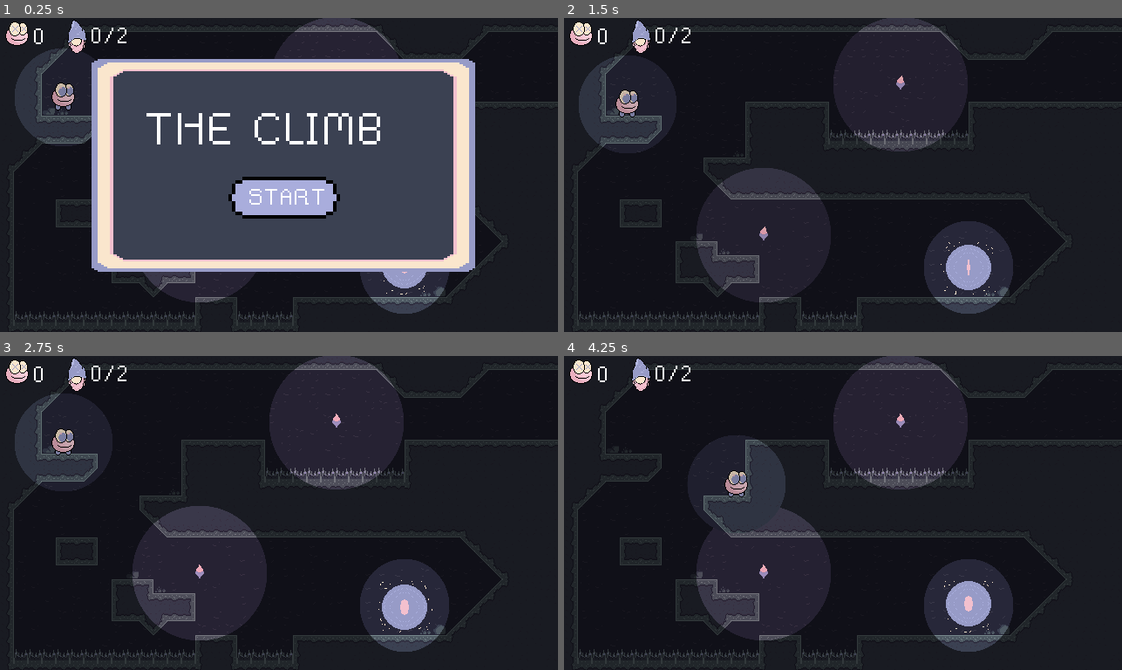
Above: before the commit, frames 1-4 (two rows, left to right).
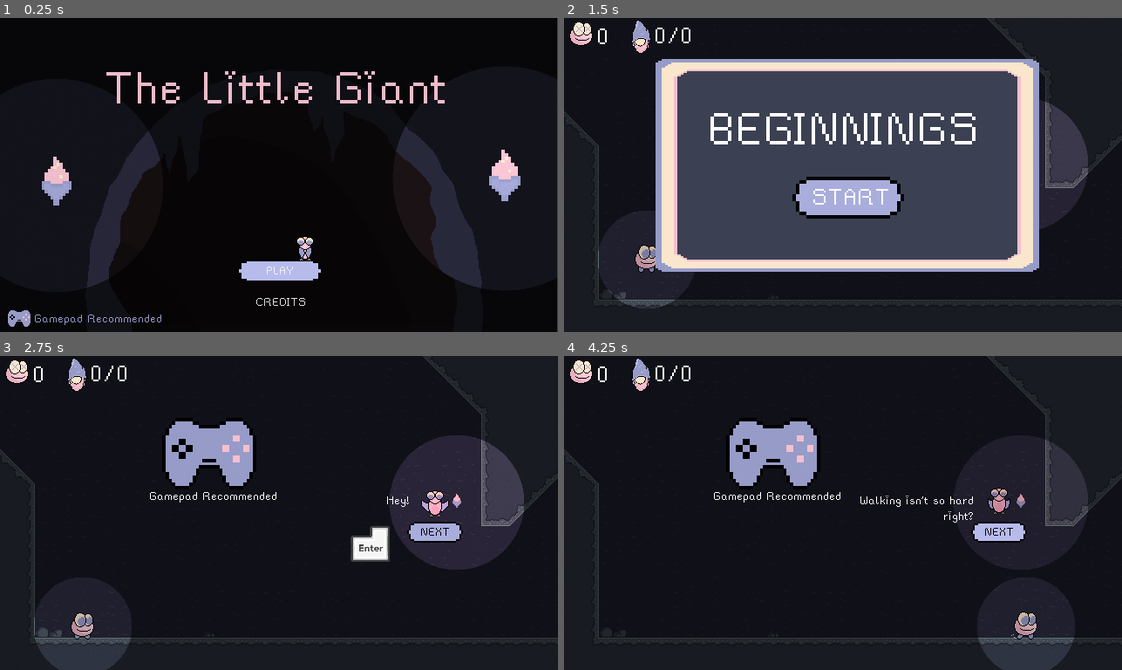
Above: after the commit, the same moments.

Repository: billbobphil/game-off-2023
Game: Godot game, scene res://root/root.tscn
Same seed, same stepped clock (60 frames per second), same inputs: the game is played once before the commit and once after it.
Inputs (mouse positions are in pixels of both pictures, inside the frame that each line leads up to):
- Up to frame 1 (0.25 s): no input
- Up to frame 2 (1.5 s): click (848, 196) at 0.5 s, where only the run before the commit has a clickable "START"; click (843, 272) at 1.25 s, where only the run after the commit has a clickable "PLAY"
- Up to frame 3 (2.75 s): click (284, 534) at 2 s, where only the run after the commit has a clickable "START"
- Up to frame 4 (4.25 s): tap Enter (acknowledge_dialog) at 2.75, 2.85 s; move the mouse to (965, 497) at 2.77 s; hold D (move_right) from 2.78 s (still down); click (965, 497) at 2.92 s; tap Space (jump) at 3.02, 3.77 s; move the mouse to (731, 528) at 3.52 s; tap Ctrl (dash) at 3.6 s

The runs differ from the first frame. In frame 1, 64% of the frame differs, in the area x 1-100%, y 0-100%; in frame 2, 52%; in frame 3, 32%; in frame 4, 29%.

Commit message:
Gamepad recommended added to main menu. Small tweak to annoying spike in level three

Diff:
--- a/levels/level_three/level_three.tscn
+++ b/levels/level_three/level_three.tscn
@@ -124,9 +124,6 @@
 [sub_resource type="RectangleShape2D" id="RectangleShape2D_sv1ov"]
 size = Vector2(30, 13.9781)
 
-[sub_resource type="RectangleShape2D" id="RectangleShape2D_p2jtg"]
-size = Vector2(13.6035, 12.2671)
-
 [sub_resource type="RectangleShape2D" id="RectangleShape2D_evov2"]
 size = Vector2(29, 11.4063)
 
@@ -175,7 +172,7 @@
 layer_0/tile_data = PackedInt32Array(327682, 131073, 0, 327701, 131073, 0, 327717, 1, 0, 327716, 131073, 0, 589853, 131 …(680 unchanged characters)…
 
 [node name="PlayableTilemap" parent="." index="2"]
-layer_0/tile_data = PackedInt32Array(262144, 131072, 1, 1966 …(39904 unchanged characters)… 473493, 196608, 3, 3539030, 720896, 0, 3932244, 393216, 0, 3801173, 0, 1, 3866709, 65536, 5, 3932245 …(8379 unchanged characters)…
+layer_0/tile_data = PackedInt32Array(262144, 131072, 1, 1966 …(39904 unchanged characters)… 473493, 196608, 3, 3539030, 720896, 0, 3801173, 0, 1, 3866709, 65536, 5, 3932245 …(8379 unchanged characters)…
 
 [node name="Torch" parent="Torches" index="0" instance=ExtResource("2_orxnh")]
 position = Vector2(-234, 288)
@@ -551,84 +548,77 @@
 position = Vector2(-0.105347, -3.01093)
 shape = SubResource("RectangleShape2D_sv1ov")
 
-[node name="DeathPlane31" parent="DeathPlanes" index="30" instance=ExtResource("4_gr1p5")]
-position = Vector2(1349.6, 969.267)
-
-[node name="CollisionShape2D" parent="DeathPlanes/DeathPlane31" index="0"]
-position = Vector2(3.19836, 3.86646)
-shape = SubResource("RectangleShape2D_p2jtg")
-
-[node name="DeathPlane32" parent="DeathPlanes" index="31" instance=ExtResource("4_gr1p5")]
+[node name="DeathPlane32" parent="DeathPlanes" index="30" instance=ExtResource("4_gr1p5")]
 position = Vector2(1503.28, 1160.41)
 
 [node name="CollisionShape2D" parent="DeathPlanes/DeathPlane32" index="0"]
 position = Vector2(2.22437, 4.29688)
 shape = SubResource("RectangleShape2D_evov2")
 
-[node name="DeathPlane33" parent="DeathPlanes" index="32" instance=ExtResource("4_gr1p5")]
+[node name="DeathPlane33" parent="DeathPlanes" index="31" instance=ExtResource("4_gr1p5")]
 position = Vector2(1515.98, 1007.92)
 
 [node name="CollisionShape2D" parent="DeathPlanes/DeathPlane33" index="0"]
 position = Vector2(3.00989, -0.922974)
 shape = SubResource("RectangleShape2D_heb3l")
 
-[node name="DeathPlane34" parent="DeathPlanes" index="33" instance=ExtResource("4_gr1p5")]
+[node name="DeathPlane34" parent="DeathPlanes" index="32" instance=ExtResource("4_gr1p5")]
 position = Vector2(1514.91, 872.406)
 
 [node name="CollisionShape2D" parent="DeathPlanes/DeathPlane34" index="0"]
 position = Vector2(1.08667, 0.593933)
 shape = SubResource("RectangleShape2D_kmcko")
 
-[node name="DeathPlane35" parent="DeathPlanes" index="34" instance=ExtResource("4_gr1p5")]
+[node name="DeathPlane35" parent="DeathPlanes" index="33" instance=ExtResource("4_gr1p5")]
 position = Vector2(1396.81, 848.636)
 
 [node name="CollisionShape2D" parent="DeathPlanes/DeathPlane35" index="0"]
 position = Vector2(-2.9054, -1.13647)
 shape = SubResource("RectangleShape2D_6qehl")
 
-[node name="DeathPlane36" parent="DeathPlanes" index="35" instance=ExtResource("4_gr1p5")]
+[node name="DeathPlane36" parent="DeathPlanes" index="34" instance=ExtResource("4_gr1p5")]
 position = Vector2(1616.66, 922.823)
 
 [node name="CollisionShape2D" parent="DeathPlanes/DeathPlane36" index="0"]
 position = Vector2(23.3356, 3.58844)
 shape = SubResource("RectangleShape2D_74ipg")
 
-[node name="DeathPlane37" parent="DeathPlanes" index="36" instance=ExtResource("4_gr1p5")]
+[node name="DeathPlane37" parent="DeathPlanes" index="35" instance=ExtResource("4_gr1p5")]
 position = Vector2(1743.86, 888.618)
 
 [node name="CollisionShape2D" parent="DeathPlanes/DeathPlane37" index="0"]
 position = Vector2(1.14172, 4.6911)
 shape = SubResource("RectangleShape2D_yp6wh")
 
-[node name="DeathPlane38" parent="DeathPlanes" index="37" instance=ExtResource("4_gr1p5")]
+[node name="DeathPlane38" parent="DeathPlanes" index="36" instance=ExtResource("4_gr1p5")]
 position = Vector2(1806.09, 889.022)
 
 [node name="CollisionShape2D" parent="DeathPlanes/DeathPlane38" index="0"]
 position = Vector2(0.912598, 4.48883)
 shape = SubResource("RectangleShape2D_27csg")
 
-[node name="DeathPlane39" parent="DeathPlanes" index="38" instance=ExtResource("4_gr1p5")]
+[node name="DeathPlane39" parent="DeathPlanes" index="37" instance=ExtResource("4_gr1p5")]
 position = Vector2(1831.97, 1049.11)
 
 [node name="CollisionShape2D" parent="DeathPlanes/DeathPlane39" index="0"]
 position = Vector2(-0.474854, 3.94299)
 shape = SubResource("RectangleShape2D_kfsto")
 
-[node name="DeathPlane40" parent="DeathPlanes" index="39" instance=ExtResource("4_gr1p5")]
+[node name="DeathPlane40" parent="DeathPlanes" index="38" instance=ExtResource("4_gr1p5")]
 position = Vector2(1725.28, 1015.04)
 
 [node name="CollisionShape2D" parent="DeathPlanes/DeathPlane40" index="0"]
 position = Vector2(4.21558, 4.98199)
 shape = SubResource("RectangleShape2D_tr48v")
 
-[node name="DeathPlane41" parent="DeathPlanes" index="40" instance=ExtResource("4_gr1p5")]
+[node name="DeathPlane41" parent="DeathPlanes" index="39" instance=ExtResource("4_gr1p5")]
 position = Vector2(1590.54, 1111.01)
 
 [node name="CollisionShape2D" parent="DeathPlanes/DeathPlane41" index="0"]
 position = Vector2(-3.77063, 1.4884)
 shape = SubResource("RectangleShape2D_odrk2")
 
-[node name="DeathPlane42" parent="DeathPlanes" index="41" instance=ExtResource("4_gr1p5")]
+[node name="DeathPlane42" parent="DeathPlanes" index="40" instance=ExtResource("4_gr1p5")]
 position = Vector2(1707.44, 1163.32)
 
 [node name="CollisionShape2D" parent="DeathPlanes/DeathPlane42" index="0"]
@@ -804,7 +794,6 @@
 [editable path="DeathPlanes/DeathPlane28"]
 [editable path="DeathPlanes/DeathPlane29"]
 [editable path="DeathPlanes/DeathPlane30"]
-[editable path="DeathPlanes/DeathPlane31"]
 [editable path="DeathPlanes/DeathPlane32"]
 [editable path="DeathPlanes/DeathPlane33"]
 [editable path="DeathPlanes/DeathPlane34"]
--- a/menu/main_menu.tscn
+++ b/menu/main_menu.tscn
@@ -9,6 +9,7 @@
 [ext_resource type="PackedScene" uid="uid://m58t4vglxduu" path="res://torch/torch.tscn" id="6_op5cj"]
 [ext_resource type="SpriteFrames" uid="uid://c02cnh14dgri0" path="res://player/art/normal-scale-sprite-frames.tres" id="8_e8sre"]
 [ext_resource type="SpriteFrames" uid="uid://ckg4iwxfn0vtq" path="res://player/art/small-scale-sprite-frames.tres" id="9_ikwok"]
+[ext_resource type="Texture2D" uid="uid://csxx20b35cpt8" path="res://genericUi/controller-32x32.png" id="9_j1yk8"]
 [ext_resource type="Texture2D" uid="uid://ymeokgkxdcvy" path="res://menu/cave-entrance-backdrop.png" id="10_axqvh"]
 [ext_resource type="SpriteFrames" uid="uid://dfq6e7t54sn4r" path="res://player/art/large-scale-sprite-frames.tres" id="10_m1c8g"]
 
@@ -127,6 +128,20 @@
 [node name="AudioStreamPlayer2D" parent="CanvasLayer/OwlFriend/DialogSystem" index="1"]
 position = Vector2(-119, -72)
 
+[node name="Controller" type="Sprite2D" parent="CanvasLayer"]
+position = Vector2(22, 344)
+texture = ExtResource("9_j1yk8")
+
+[node name="Label2" type="Label" parent="CanvasLayer"]
+offset_left = 34.0
+offset_top = 337.0
+offset_right = 191.0
+offset_bottom = 373.0
+theme = ExtResource("1_toca2")
+theme_override_colors/font_color = Color(0.589844, 0.605469, 0.777344, 1)
+text = "Gamepad Recommended"
+horizontal_alignment = 1
+
 [node name="Cave" type="Sprite2D" parent="."]
 position = Vector2(320, 180)
 texture = ExtResource("10_axqvh")
--- a/root/root.tscn
+++ b/root/root.tscn
@@ -29,7 +29,6 @@
 position = Vector2(-1, 0)
 script = ExtResource("6_ovqv7")
 levelPaths = Array[PackedScene]([ExtResource("2_hos4s"), ExtResource("3_ob0di"), ExtResource("2_rl4h1"), ExtResource("3_2nj7d"), ExtResource("4_yfh48"), ExtResource("7_eb1s0")])
-currentLevelIndex = 3
 specialLevelIndexes = Array[int]([0, 1, 5])
 
 [node name="HUD" type="CanvasLayer" parent="." groups=["HUD"]]
Not shown: 1 places in levels/level_three/level_three.tscn that only renumber resources
Not shown: 1 places in menu/main_menu.tscn that only renumber resources
